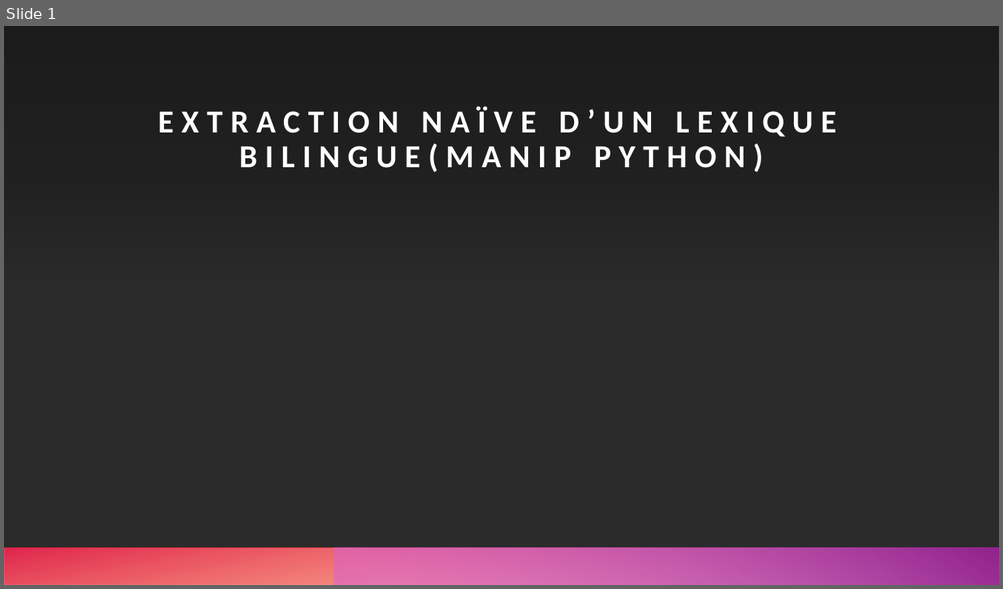
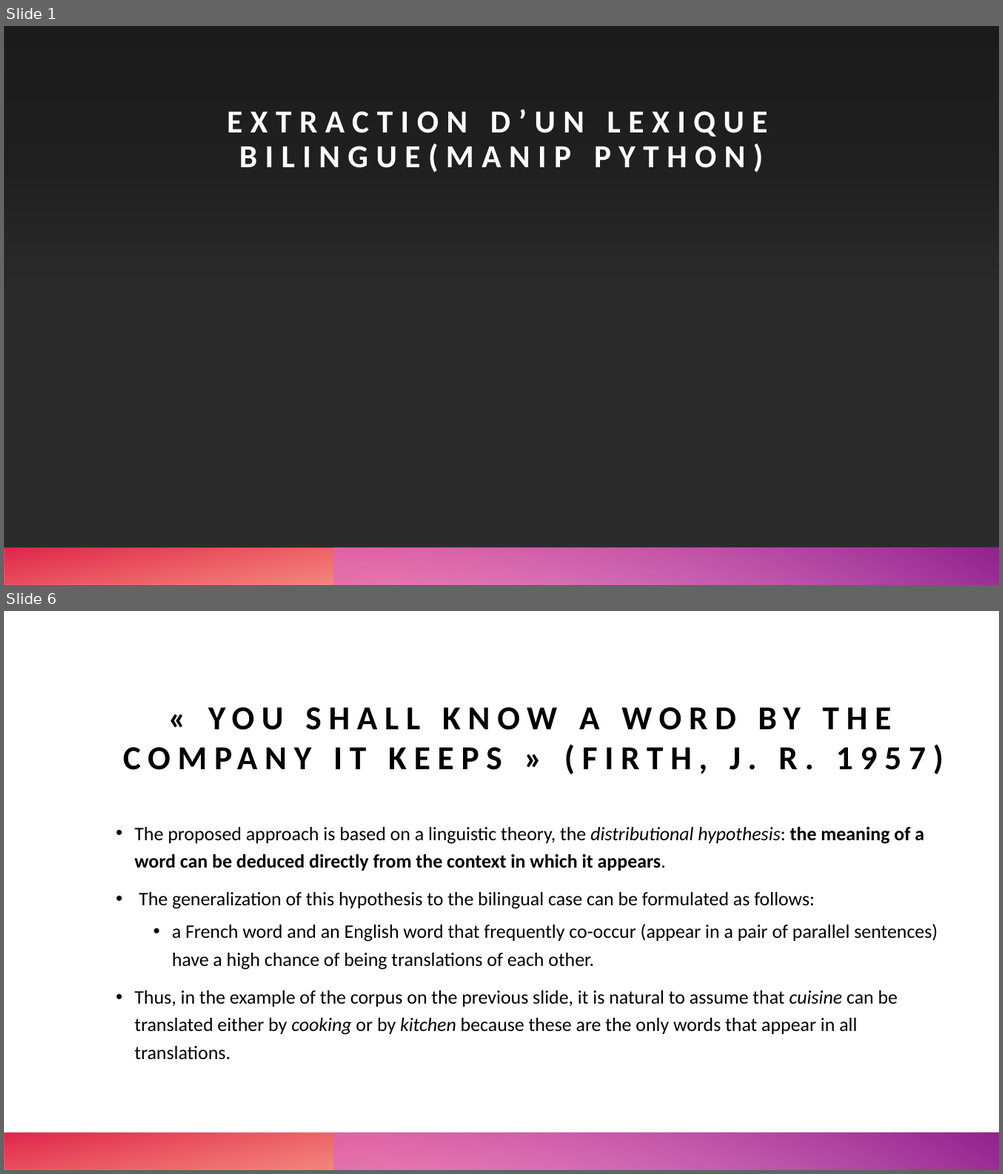
Before and after one commit to armandstrickernlp/NLP_Inalco, a slide deck: slides/S1_cours5.pptx. Shown one above the other, each under a label of ours: slide 1 before the commit, slides 1 and 6 after it; the slides between them are not shown. The pictures are 1003x589 and 1003x1174 pixels, drawn with LibreOffice and Linux fonts; fonts in the diff are those of the drawing; background and template pictures are left out; a plain dark background stands for a picture behind light text. Boxes give left, top, right and bottom in pixels: in the first picture for what was removed or moved away, otherwise in the second. Text is boxed around its words. In the diff, an @@ line names an element or a change of style, - is before the commit and + after.

```diff
--- a/slides/S1_cours5.pptx
+++ b/slides/S1_cours5.pptx
@@ slide 6 added at (4, 611, 999, 1170), background #FFFFFF; not listed: 1 template element that a slide beside it also shows @@
@@ title added at (208, 707, 891, 770), 32.4 pt, text #000000, bold @@
+« YOU SHALL KNOW A WORD BY THE COMPANY IT KEEPS » (FIRTH, J. R. 1957)
@@ text added at (134, 826, 937, 1060), 18.5 pt, text #000000 @@
+• The proposed approach is based on a linguistic theory, the distributional hypothesis: the meaning of a word can be deduced directly from the context in which it appears.
+• The generalization of this hypothesis to the bilingual case can be formulated as follows:
+  • a French word and an English word that frequently co-occur (appear in a pair of parallel sentences) have a high chance of being translations of each other.
+• Thus, in the example of the corpus on the previous slide, it is natural to assume that cuisine can be translated either by cooking or by kitchen because these are the only words that appear in all translations.
@@ rectangle added at (4, 1133, 999, 1170), fill gradient #FE4A00 to #DA002F @@
@@ slide 1 changed as well @@
@@ title at (227, 109, 768, 173): text changed @@
-EXTRACTION NAÏVE D’UN LEXIQUE BILINGUE(MANIP PYTHON)
+EXTRACTION D’UN LEXIQUE BILINGUE(MANIP PYTHON)
```
Also in this commit, not shown: 10 other slides added, 1 slide removed.
